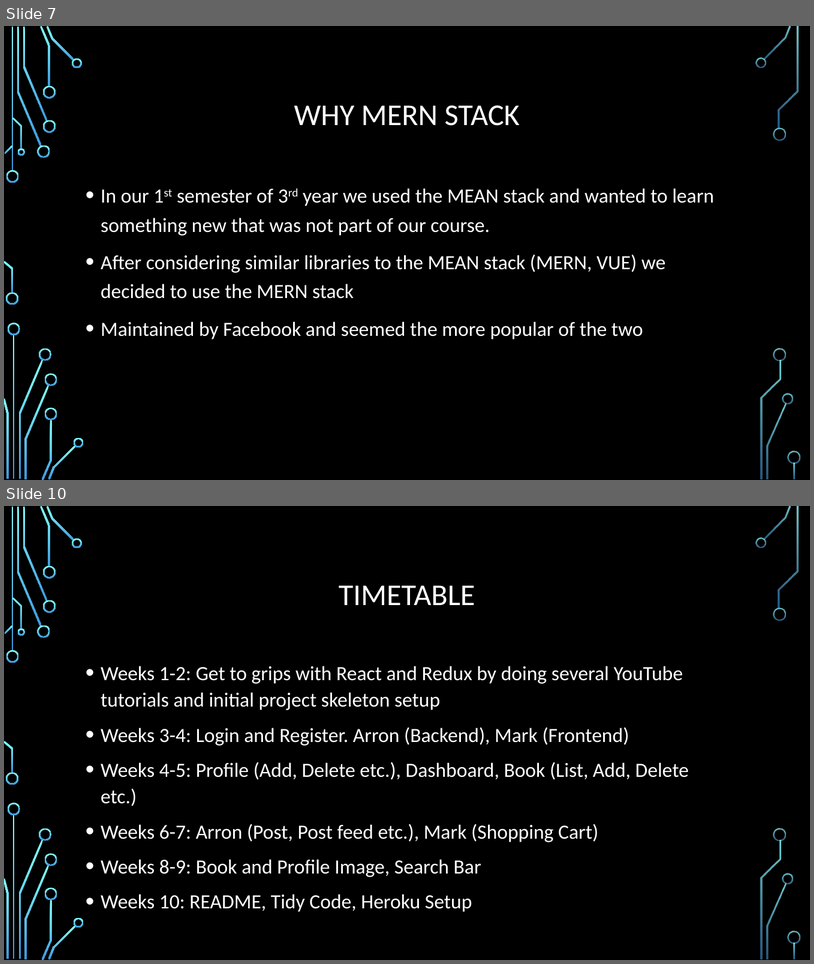
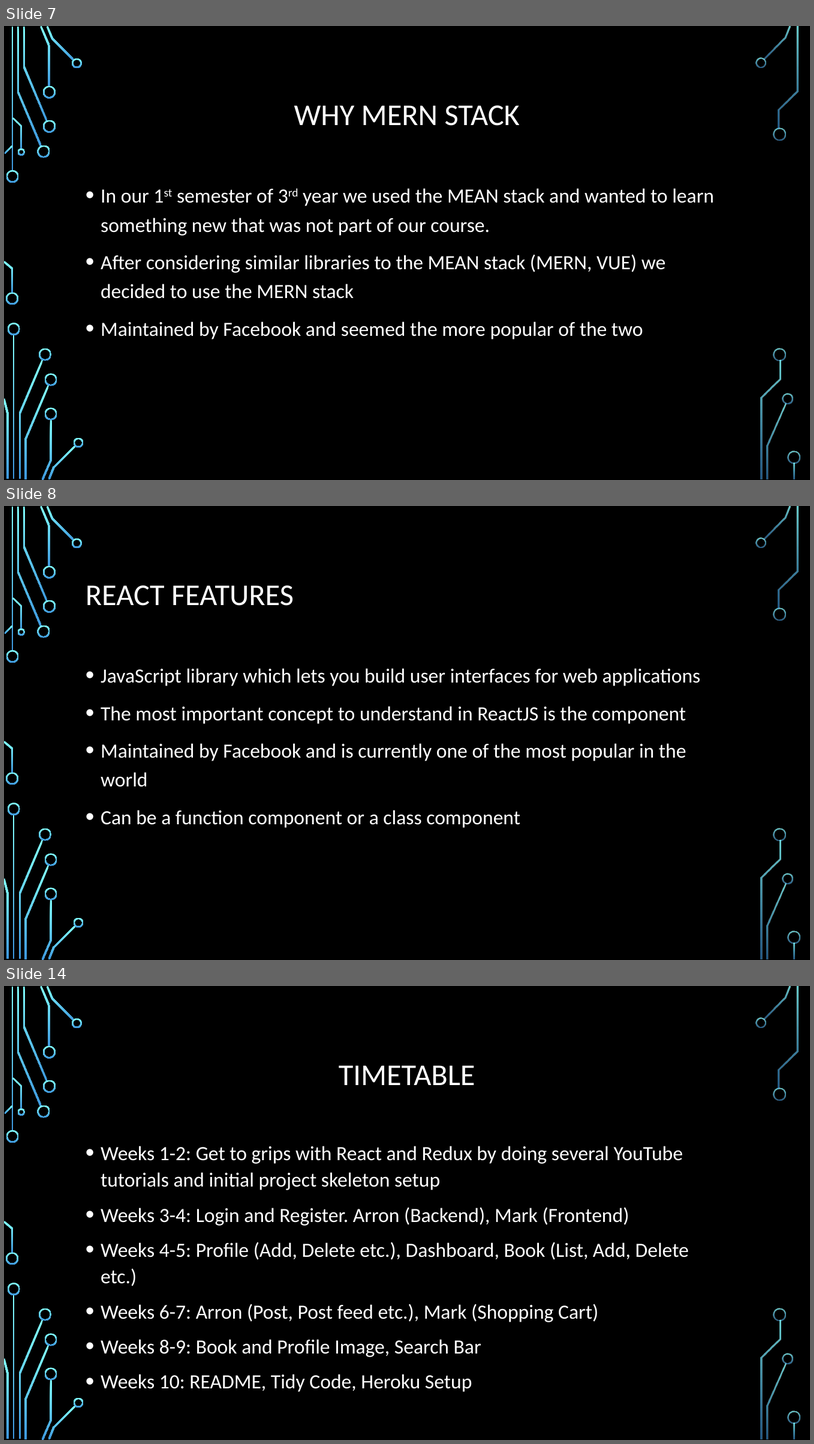
Before and after one commit to arronHealy/Professional_Practice_In_IT_Project, a slide deck: Project Presentation.pptx. Shown one above the other, each under a label of ours: slides 7 and 10 before the commit, slides 7, 8 and 14 after it; the slides between them are not shown. The pictures are 814x964 and 814x1444 pixels, drawn with LibreOffice and Linux fonts; fonts in the diff are those of the drawing; background and template pictures are left out. Boxes give left, top, right and bottom in pixels: in the first picture for what was removed or moved away, otherwise in the second. Text is boxed around its words. In the diff, an @@ line names an element or a change of style, - is before the commit and + after.

```diff
--- a/Project Presentation.pptx
+++ b/Project Presentation.pptx
@@ slide 8 added at box(4, 506, 810, 960), background picture (left out); not listed: 36 template elements that a slide beside it also shows @@
@@ title added at box(86, 585, 294, 606), 36 pt, text #FFFFFF @@
+REACT FEATURES
@@ text added at box(101, 668, 701, 828), 24 pt, text #FFFFFF @@
+• JavaScript library which lets you build user interfaces for web applications
+• The most important concept to understand in ReactJS is the component
+• Maintained by Facebook and is currently one of the most popular in the world
+• Can be a function component or a class component
@@ what was slide 10 is now slide 14 @@
```
Also in this commit, not shown: 3 slides changed, 3 other slides added.
